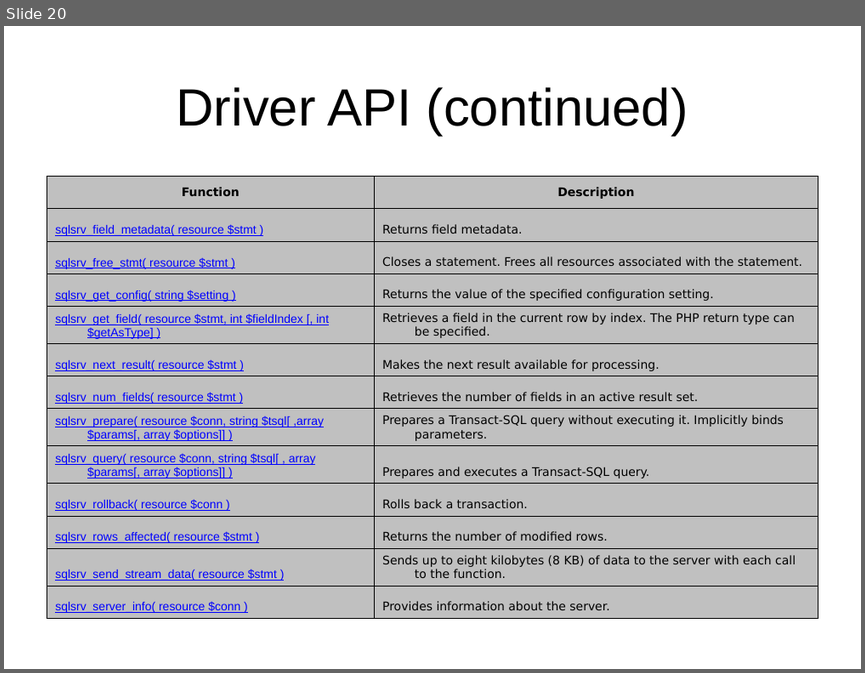
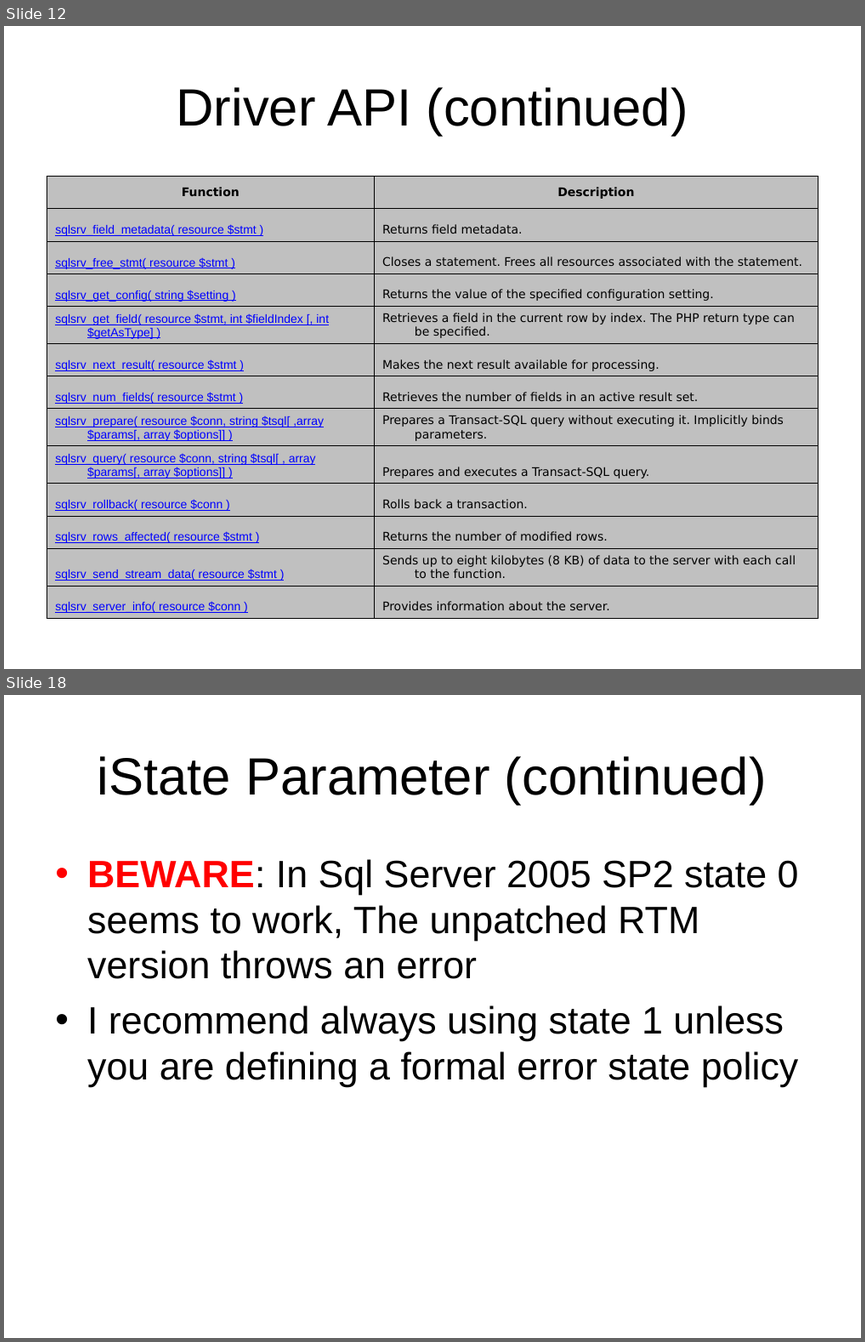
Before and after one commit to LIPHP/Employee-Contact-List, a slide deck: Docs/Using Microsoft SQL Server with PHP.ppt. Shown one above the other, each under a label of ours: slide 20 before the commit, slides 12 and 18 after it; the slides between them are not shown. The pictures are 865x673 and 865x1342 pixels, drawn with LibreOffice and Linux fonts; fonts in the diff are those of the drawing. Boxes give left, top, right and bottom in pixels: in the first picture for what was removed or moved away, otherwise in the second. Text is boxed around its words. In the diff, an @@ line names an element or a change of style, - is before the commit and + after.

```diff
--- a/Docs/Using Microsoft SQL Server with PHP.ppt
+++ b/Docs/Using Microsoft SQL Server with PHP.ppt
@@ slide 18 added at <box>4,695,861,1338</box>, background #FFFFFF @@
@@ title added at <box>98,756,766,805</box>, 44 pt, text #000000 @@
+iState Parameter (continued)
@@ text added at <box>87,859,799,1087</box>, 32 pt, text #000000 @@
+• BEWARE: In Sql Server 2005 SP2 state 0 seems to work, The unpatched RTM version throws an error
+• I recommend always using state 1 unless you are defining a formal error state policy
@@ what was slide 20 is now slide 12 @@
```
Also in this commit, not shown: 1 slide changed, 14 other slides added, 1 slide removed, 2 other files.
